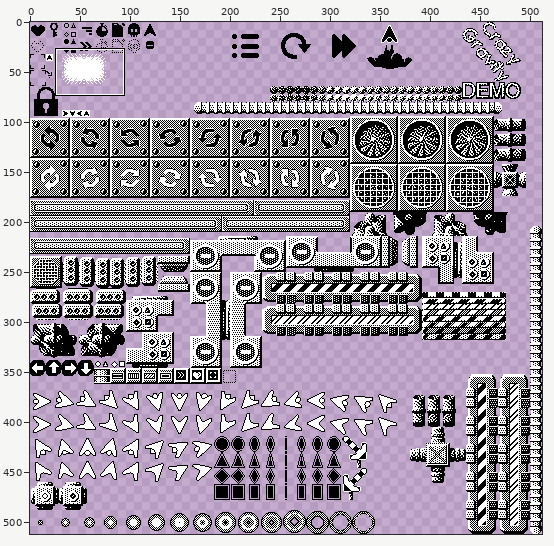
Edited in one commit: pixel-art file (Art/sprite.aseprite). Above: a wide view before the commit, with the close-up outlined.
Close-up. Before the edit:
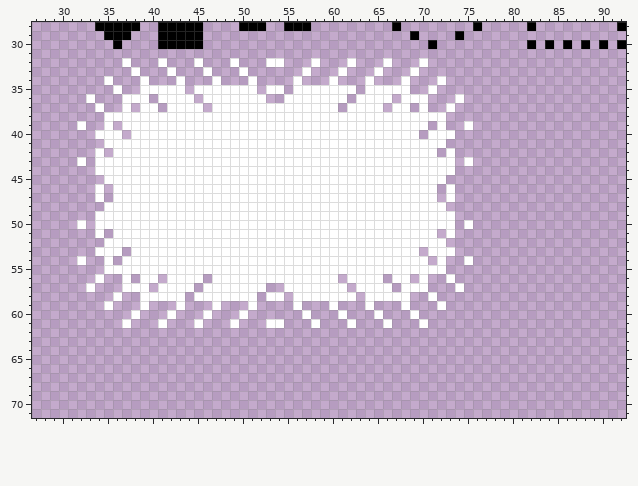
512x512 pixels, 1 frame. Colours within 5 levels of each other are drawn and written as one. Shown: x 27..92, y 28..71.
The result:
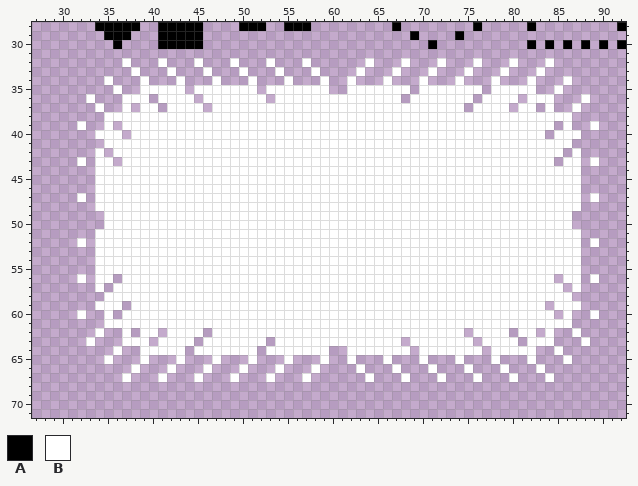
Palette (. is transparent): A #000000  B #ffffff
Change:
layer "Common/technical_fog_medium" added
layer "Common/Layer 6" removed
@@ x 27..92 @@
 31 ..................................................................
-32 ..........B...B...B...B...BB...B...B...B...B......................
-33 ...........B...B...B...B......B...B...B...B.......................
-34 ........B...B...B...B...B....B...B...B...B...B....................
-35 .........B..BBBBB.BBBBBBB.BB.BBBBBBB.BBBBB..B.....................
-36 ......B...BBB.BBBB.BBBBBBB..BBBBBBB.BBBB.BBB...B..................
-37 .......B..B.BB.BBBB.BBBBBBBBBBBBBB.BBBB.BB.B..B...................
-38 ........BBBBBBBBBBBBBBBBBBBBBBBBBBBBBBBBBBBBBB....................
-39 .....B..B.BBBBBBBBBBBBBBBBBBBBBBBBBBBBBBBBBB.B..B.................
-40 .......BBB.BBBBBBBBBBBBBBBBBBBBBBBBBBBBBBBB.BBB...................
-41 ........BBBBBBBBBBBBBBBBBBBBBBBBBBBBBBBBBBBBBB....................
-42 .......B.BBBBBBBBBBBBBBBBBBBBBBBBBBBBBBBBBBBB.B...................
-43 .....B.BBBBBBBBBBBBBBBBBBBBBBBBBBBBBBBBBBBBBBBB.B.................
-44 .......BBBBBBBBBBBBBBBBBBBBBBBBBBBBBBBBBBBBBBBB...................
-45 ........BBBBBBBBBBBBBBBBBBBBBBBBBBBBBBBBBBBBBB....................
-46 .......B.BBBBBBBBBBBBBBBBBBBBBBBBBBBBBBBBBBBB.B...................
-47 .......B.BBBBBBBBBBBBBBBBBBBBBBBBBBBBBBBBBBBB.B...................
-48 ........BBBBBBBBBBBBBBBBBBBBBBBBBBBBBBBBBBBBBB....................
-49 .......BBBBBBBBBBBBBBBBBBBBBBBBBBBBBBBBBBBBBBBB...................
-50 .....B.BBBBBBBBBBBBBBBBBBBBBBBBBBBBBBBBBBBBBBBB.B.................
-51 .......B.BBBBBBBBBBBBBBBBBBBBBBBBBBBBBBBBBBBB.B...................
-52 ........BBBBBBBBBBBBBBBBBBBBBBBBBBBBBBBBBBBBBB....................
-53 .......BBB.BBBBBBBBBBBBBBBBBBBBBBBBBBBBBBBB.BBB...................
-54 .....B..B.BBBBBBBBBBBBBBBBBBBBBBBBBBBBBBBBBB.B..B.................
-55 ........BBBBBBBBBBBBBBBBBBBBBBBBBBBBBBBBBBBBBB....................
-56 .......B..B.BB.BBBB.BBBBBBBBBBBBBB.BBBB.BB.B..B...................
-57 ......B...BBB.BBBB.BBBBBBB..BBBBBBB.BBBB.BBB...B..................
-58 .........B..BBBBB.BBBBBBB.BB.BBBBBBB.BBBBB..B.....................
-59 ........B...B...B...B...B....B...B...B...B...B....................
-60 ...........B...B...B...B......B...B...B...B.......................
-61 ..........B...B...B...B...BB...B...B...B...B......................
-62 ..................................................................
-63 ..................................................................
-64 ..................................................................
-65 ..................................................................
-66 ..................................................................
-67 ..................................................................
+32 ..........B...B...B...B...B...B......B...B...B...B...B...B........
+33 ...........B...B...B...B...B...B....B...B...B...B...B...B.........
+34 ........B...B...B...B...B...B...B..B...B...B...B...B...B...B......
+35 .........B..BBBBB.BBBBBBB.BBBBBBB..BBBBBBB.BBBBBBB.BBBBB..B.......
+36 ......B...BBB.BBBB.BBBBBBB.BBBBBBBBBBBBBB.BBBBBBB.BBBB.BBB...B....
+37 .......B..B.BB.BBBB.BBBBBBBBBBBBBBBBBBBBBBBBBBBB.BBBB.BB.B..B.....
+38 ........BBBBBBBBBBBBBBBBBBBBBBBBBBBBBBBBBBBBBBBBBBBBBBBBBBBB......
+39 .....B..B.BBBBBBBBBBBBBBBBBBBBBBBBBBBBBBBBBBBBBBBBBBBBBBBB.B..B...
+40 .......BBB.BBBBBBBBBBBBBBBBBBBBBBBBBBBBBBBBBBBBBBBBBBBBBB.BBB.....
+41 ........BBBBBBBBBBBBBBBBBBBBBBBBBBBBBBBBBBBBBBBBBBBBBBBBBBBB......
+42 .......B.BBBBBBBBBBBBBBBBBBBBBBBBBBBBBBBBBBBBBBBBBBBBBBBBBB.B.....
+43 .....B.BB.BBBBBBBBBBBBBBBBBBBBBBBBBBBBBBBBBBBBBBBBBBBBBBBB.BB.B...
+44 .......BBBBBBBBBBBBBBBBBBBBBBBBBBBBBBBBBBBBBBBBBBBBBBBBBBBBBB.....
+45 .......BBBBBBBBBBBBBBBBBBBBBBBBBBBBBBBBBBBBBBBBBBBBBBBBBBBBBB.....
+46 .......BBBBBBBBBBBBBBBBBBBBBBBBBBBBBBBBBBBBBBBBBBBBBBBBBBBBBB.....
+47 .....B.BBBBBBBBBBBBBBBBBBBBBBBBBBBBBBBBBBBBBBBBBBBBBBBBBBBBBB.B...
+48 .......BBBBBBBBBBBBBBBBBBBBBBBBBBBBBBBBBBBBBBBBBBBBBBBBBBBBBB.....
+49 ........BBBBBBBBBBBBBBBBBBBBBBBBBBBBBBBBBBBBBBBBBBBBBBBBBBBB......
+50 ........BBBBBBBBBBBBBBBBBBBBBBBBBBBBBBBBBBBBBBBBBBBBBBBBBBBB......
+51 .......BBBBBBBBBBBBBBBBBBBBBBBBBBBBBBBBBBBBBBBBBBBBBBBBBBBBBB.....
+52 .....B.BBBBBBBBBBBBBBBBBBBBBBBBBBBBBBBBBBBBBBBBBBBBBBBBBBBBBB.B...
+53 .......BBBBBBBBBBBBBBBBBBBBBBBBBBBBBBBBBBBBBBBBBBBBBBBBBBBBBB.....
+54 .......BBBBBBBBBBBBBBBBBBBBBBBBBBBBBBBBBBBBBBBBBBBBBBBBBBBBBB.....
+55 .......BBBBBBBBBBBBBBBBBBBBBBBBBBBBBBBBBBBBBBBBBBBBBBBBBBBBBB.....
+56 .....B.BB.BBBBBBBBBBBBBBBBBBBBBBBBBBBBBBBBBBBBBBBBBBBBBBBB.BB.B...
+57 .......B.BBBBBBBBBBBBBBBBBBBBBBBBBBBBBBBBBBBBBBBBBBBBBBBBBB.B.....
+58 ........BBBBBBBBBBBBBBBBBBBBBBBBBBBBBBBBBBBBBBBBBBBBBBBBBBBB......
+59 .......BBB.BBBBBBBBBBBBBBBBBBBBBBBBBBBBBBBBBBBBBBBBBBBBBB.BBB.....
+60 .....B..B.BBBBBBBBBBBBBBBBBBBBBBBBBBBBBBBBBBBBBBBBBBBBBBBB.B..B...
+61 ........BBBBBBBBBBBBBBBBBBBBBBBBBBBBBBBBBBBBBBBBBBBBBBBBBBBB......
+62 .......B..B.BB.BBBB.BBBBBBBBBBBBBBBBBBBBBBBBBBBB.BBBB.BB.B..B.....
+63 ......B...BBB.BBBB.BBBBBBB.BBBBBBBBBBBBBB.BBBBBBB.BBBB.BBB...B....
+64 .........B..BBBBB.BBBBBBB.BBBBBBB..BBBBBBB.BBBBBBB.BBBBB..B.......
+65 ........B...B...B...B...B...B...B..B...B...B...B...B...B...B......
+66 ...........B...B...B...B...B...B....B...B...B...B...B...B.........
+67 ..........B...B...B...B...B...B......B...B...B...B...B...B........
 68 ..................................................................
Where, in picture pixels (left, top, right, bottom), the same in both close-ups:
changed: (77, 58, 599, 382)
